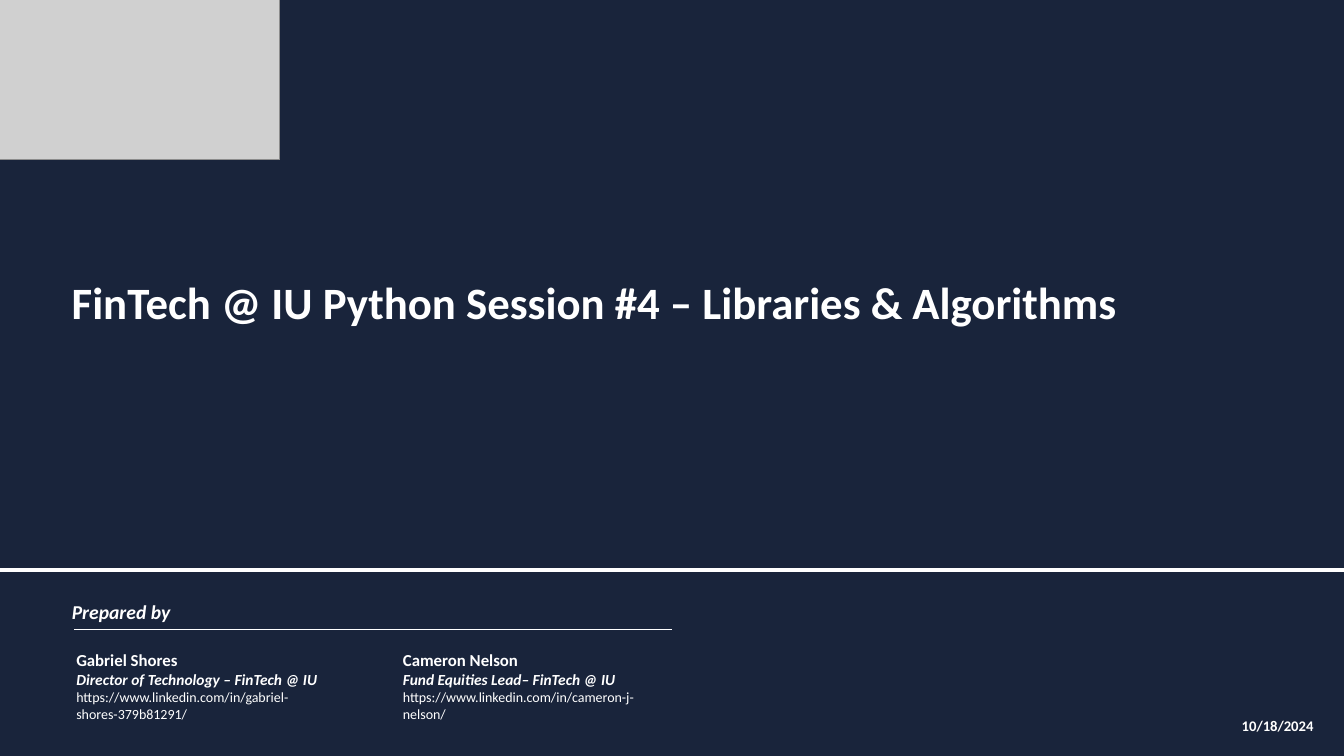
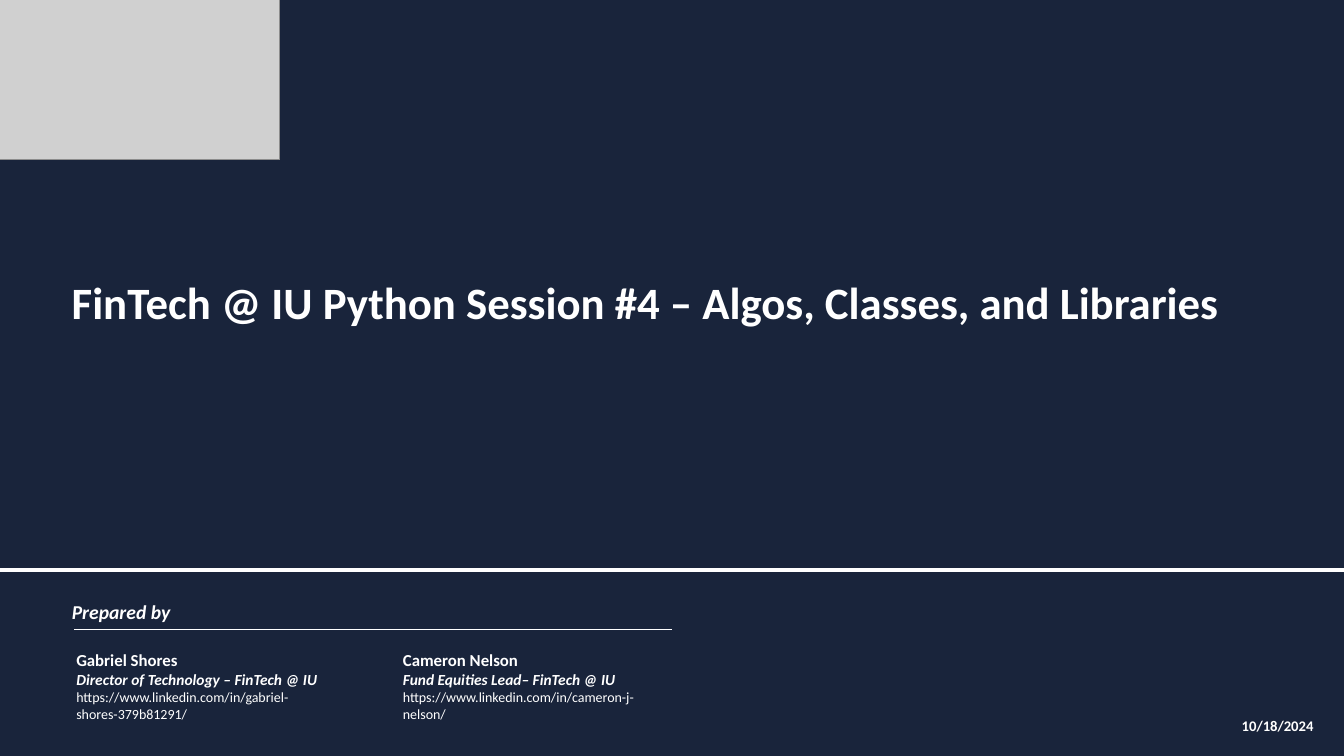
Before and after one commit to FinTechIU/pySupp, a slide deck: slide 1 of FA24/WK4/CodingSessionFour.pptx. Drawn at 1344x756 pixels with LibreOffice and Linux fonts; fonts in the diff are those of the drawing; grey boxes stand for pictures; background and template pictures are left out. Boxes give left, top, right and bottom in pixels: in the first picture for what was removed or moved away, otherwise in the second. Text is boxed around its words. In the diff, an @@ line names an element or a change of style, - is before the commit and + after.

Commit message:
Updated the title slide to add classes

```diff
--- a/FA24/WK4/CodingSessionFour.pptx
+++ b/FA24/WK4/CodingSessionFour.pptx
@@ text at (72,287,1218,327): text changed @@
-FinTech @ IU Python Session #4 – Libraries & Algorithms
+FinTech @ IU Python Session #4 – Algos, Classes, and Libraries
```
Also in this commit, not shown: 2 other slides changed.
